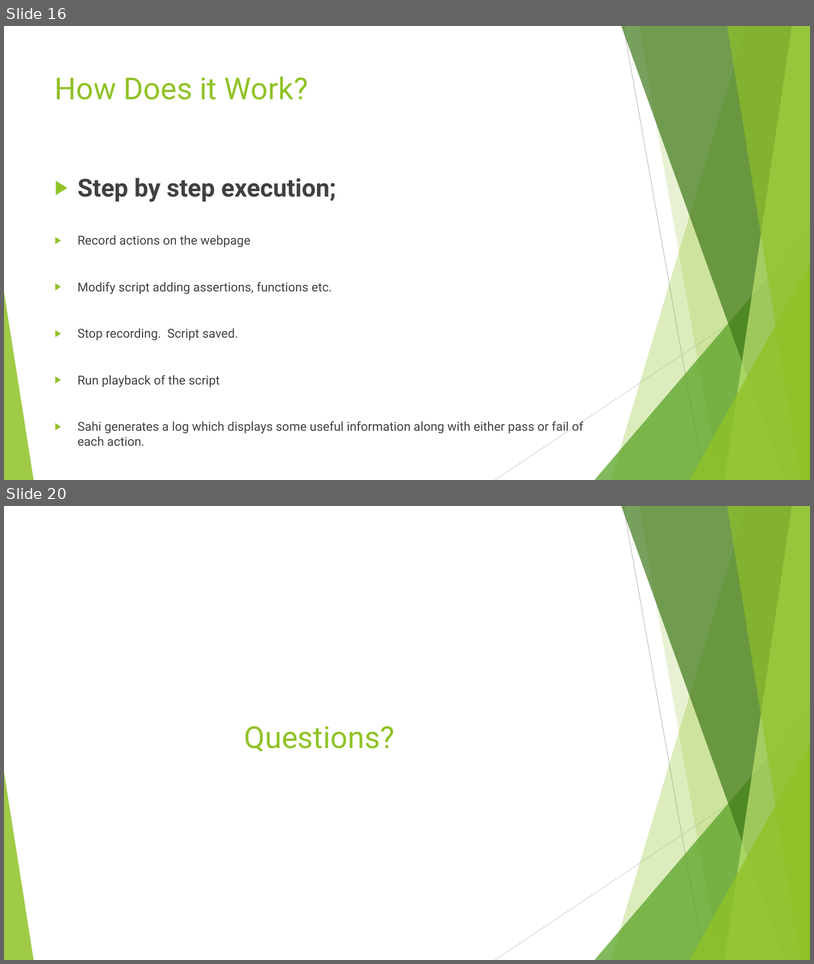
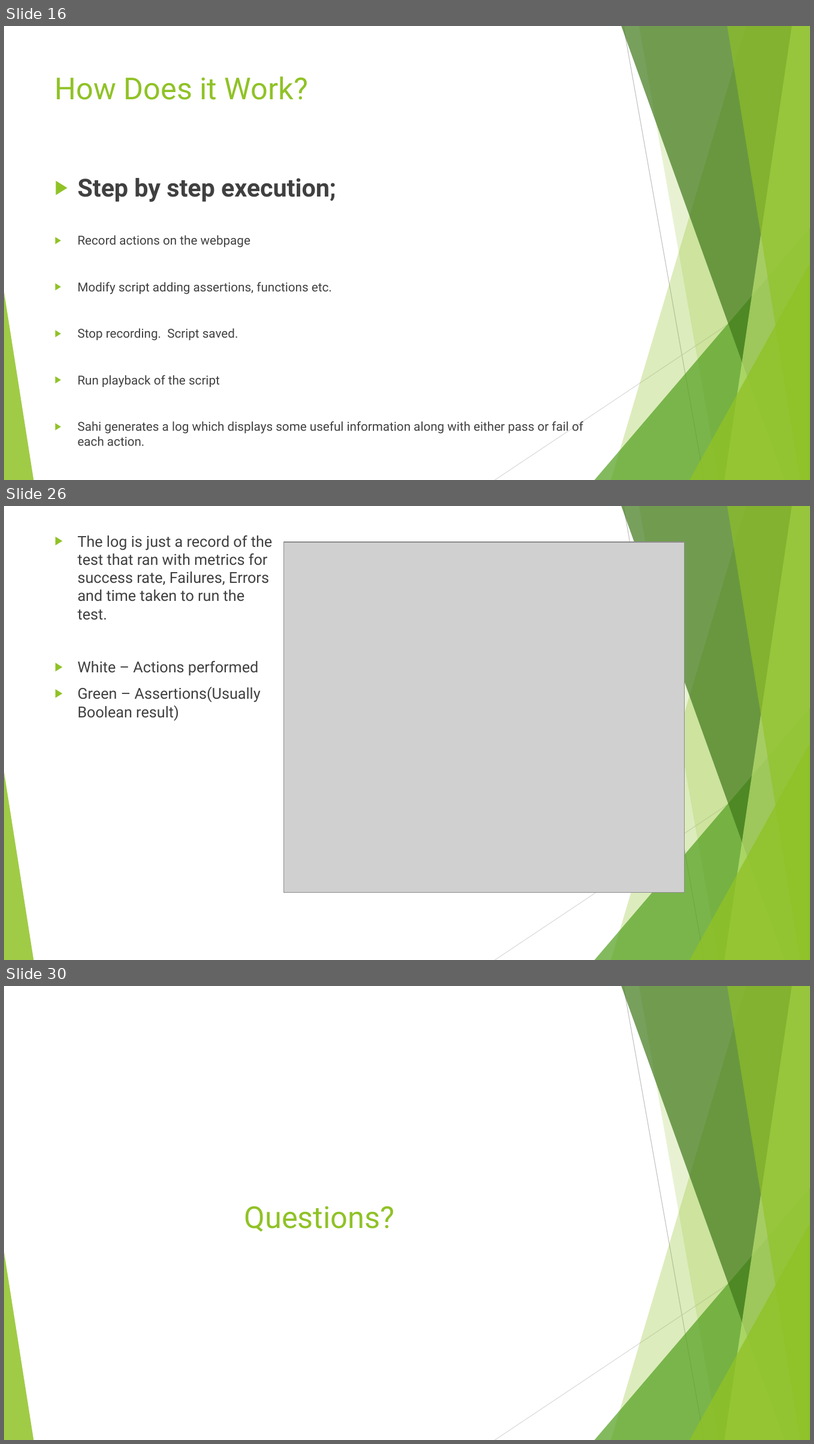
Before and after one commit to JamesDaniel/Software-Quality-Assurance-Group-CA, a slide deck: SQA Presentation_updated.pptx. Shown one above the other, each under a label of ours: slides 16 and 20 before the commit, slides 16, 26 and 30 after it; the slides between them are not shown. The pictures are 814x964 and 814x1444 pixels, drawn with LibreOffice and Linux fonts; fonts in the diff are those of the drawing; grey boxes stand for pictures. Boxes give left, top, right and bottom in pixels: in the first picture for what was removed or moved away, otherwise in the second. Text is boxed around its words. In the diff, an @@ line names an element or a change of style, - is before the commit and + after.

```diff
--- a/SQA Presentation_updated.pptx
+++ b/SQA Presentation_updated.pptx
@@ slide 26 added at [4,506,810,960], background #FFFFFF; not listed: 10 template elements that a slide beside it also shows @@
@@ text added at [78,535,272,721], 18 pt, text #404040 @@
+▶ The log is just a record of the test that ran with metrics for success rate, Failures, Errors and time taken to run the test.
+▶ White – Actions performed
+▶ Green – Assertions(Usually Boolean result)
@@ picture added at [284,542,684,892] @@
@@ what was slide 20 is now slide 30 @@
```
Also in this commit, not shown: 3 slides changed, 10 other slides added, 1 slide removed, 3 other files.
